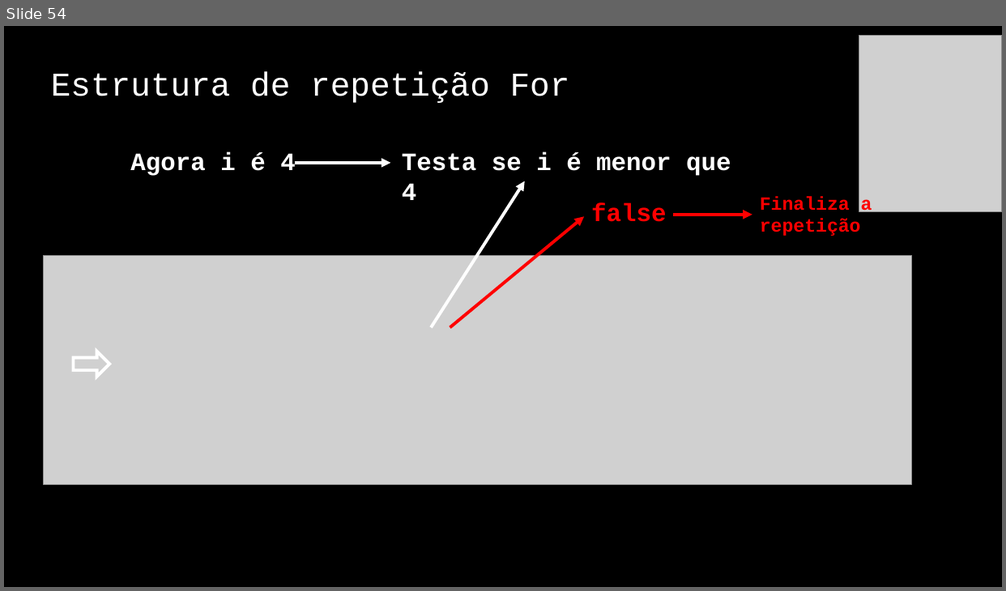
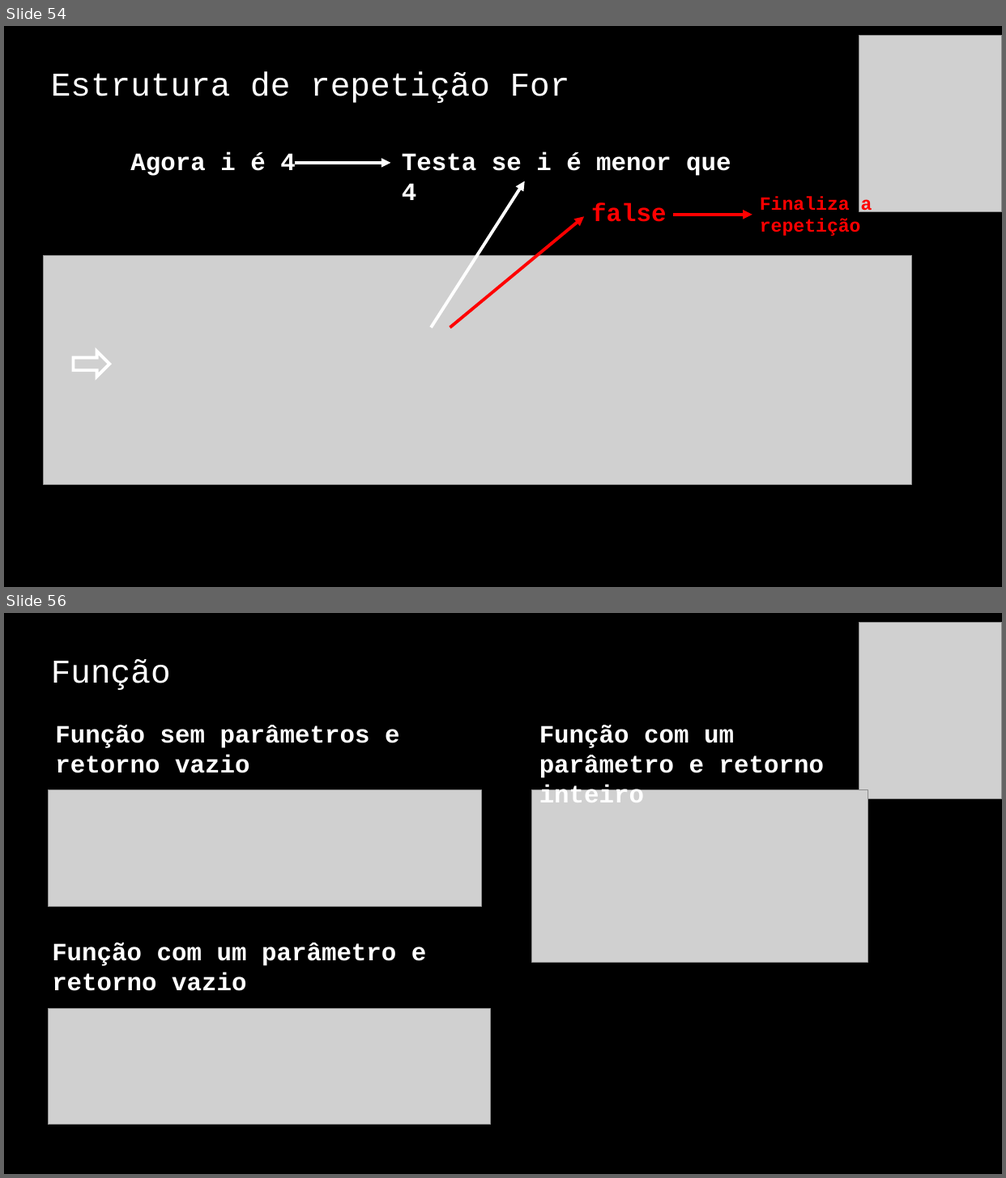
Before and after one commit to jrdutra/algoritmos, a slide deck: material_de_apoio/resumo_pratico.pptx. Shown one above the other, each under a label of ours: slide 54 before the commit, slides 54 and 56 after it; the slides between them are not shown. The pictures are 1006x591 and 1006x1178 pixels, drawn with LibreOffice and Linux fonts; fonts in the diff are those of the drawing; grey boxes stand for pictures. Boxes give left, top, right and bottom in pixels: in the first picture for what was removed or moved away, otherwise in the second. Text is boxed around its words. In the diff, an @@ line names an element or a change of style, - is before the commit and + after.

```diff
--- a/material_de_apoio/resumo_pratico.pptx
+++ b/material_de_apoio/resumo_pratico.pptx
@@ slide 56 added at [4, 613, 1002, 1174], background #000000 @@
@@ picture added at [859, 622, 1002, 798] @@
@@ title added at [51, 659, 171, 690], 32 pt, text #FFFFFF @@
+Função
@@ text added at [55, 725, 399, 773], 24 pt, text #FFFFFF, bold @@
+Função sem parâmetros e retorno vazio
@@ text added at [539, 725, 824, 803], 24 pt, text #FFFFFF, bold @@
+Função com um parâmetro e retorno inteiro
@@ picture added at [49, 790, 482, 906] @@
@@ picture added at [532, 790, 868, 963] @@
@@ text added at [52, 943, 426, 991], 24 pt, text #FFFFFF, bold @@
+Função com um parâmetro e retorno vazio
@@ picture added at [49, 1009, 491, 1125] @@
```
Also in this commit, not shown: 11 other slides added, 1 slide removed.
